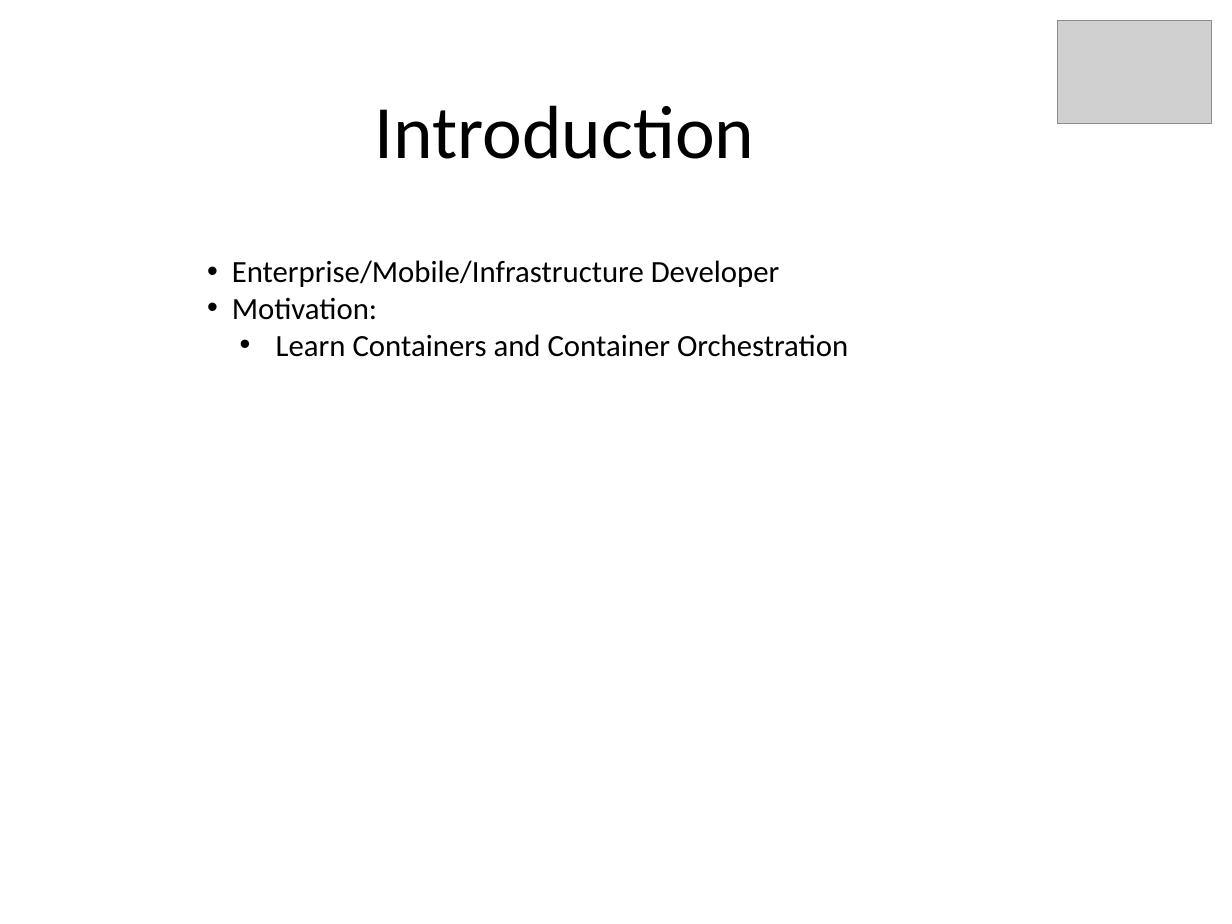
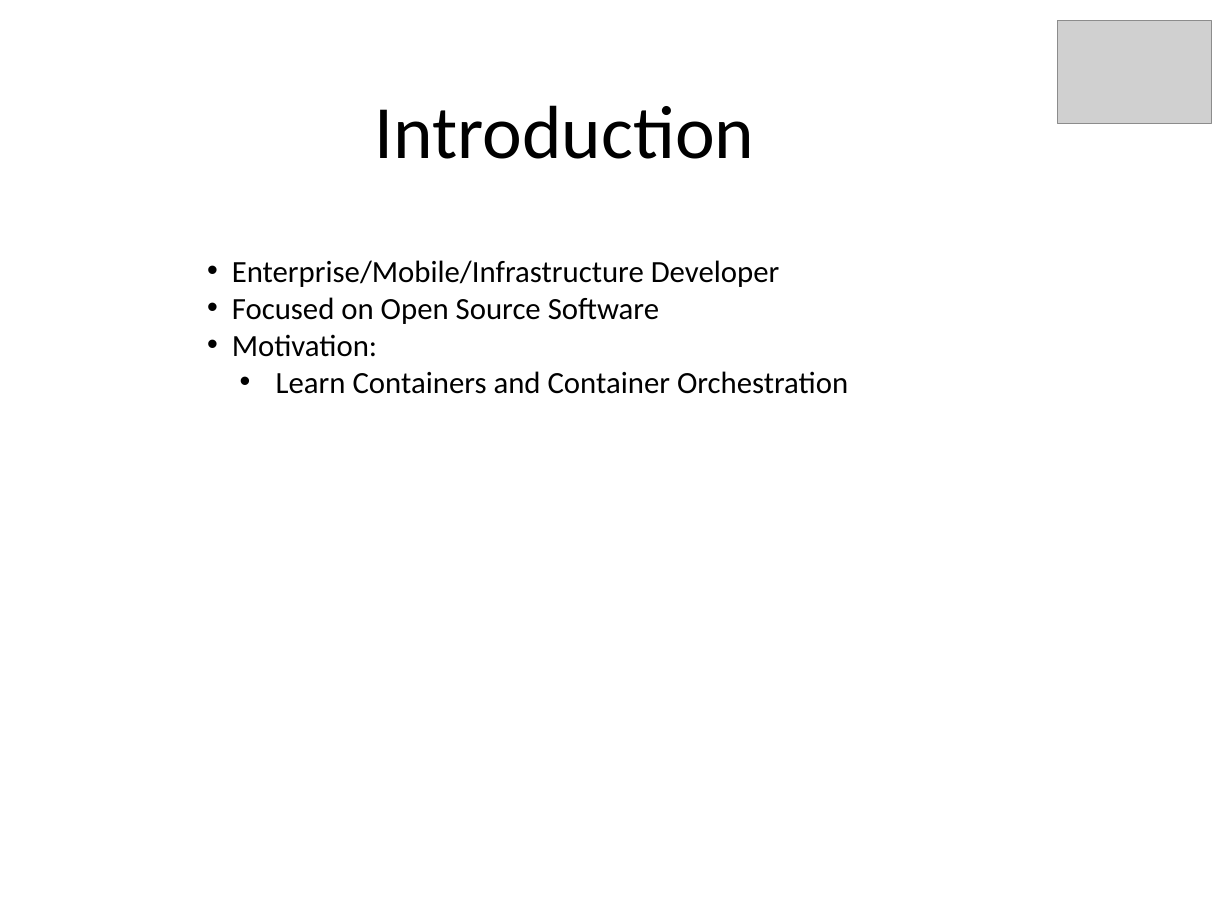
Before and after one commit to kskalvar/kubernetes-aws, a slide deck: slide 2 of docs/Docker-and-Kubernetes-on-AWS-QuickStart.pptx. Drawn at 1232x924 pixels with LibreOffice and Linux fonts; fonts in the diff are those of the drawing; grey boxes stand for pictures. Boxes give left, top, right and bottom in pixels: in the first picture for what was removed or moved away, otherwise in the second. Text is boxed around its words. In the diff, an @@ line names an element or a change of style, - is before the commit and + after.

```diff
--- a/docs/Docker-and-Kubernetes-on-AWS-QuickStart.pptx
+++ b/docs/Docker-and-Kubernetes-on-AWS-QuickStart.pptx
@@ text at [232, 297, 659, 324]: paragraph added @@
+• Focused on Open Source Software
```
Also in this commit, not shown: 2 other slides changed.
